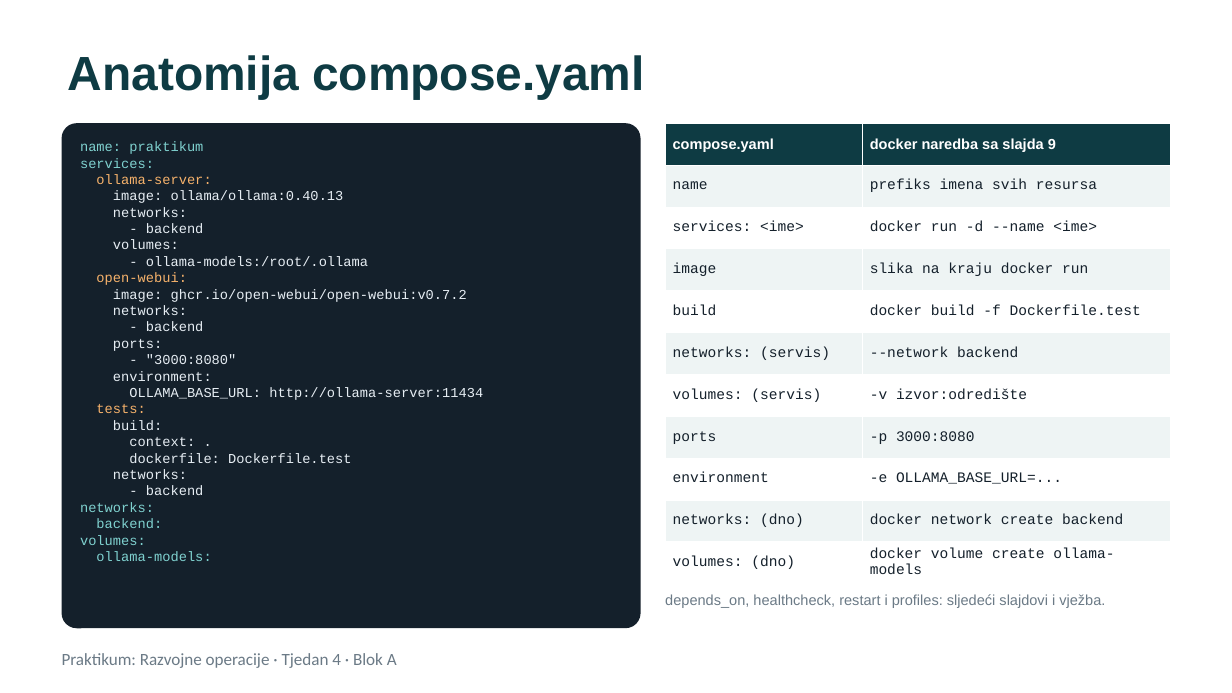
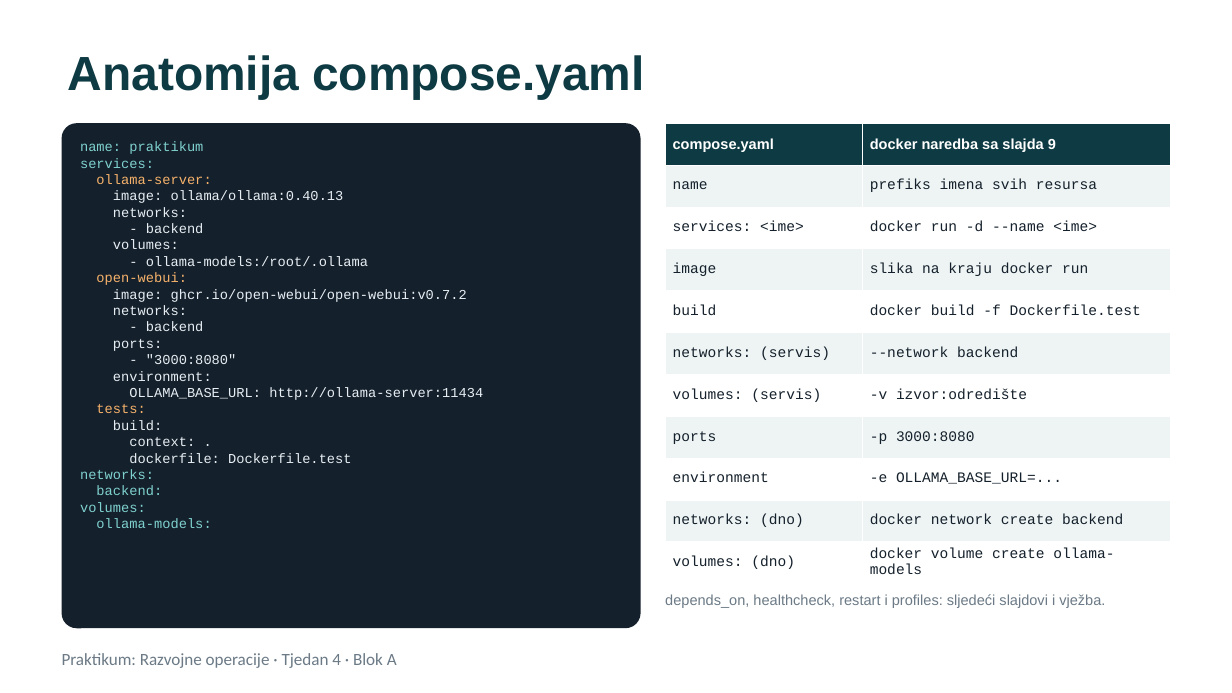
Before and after one commit to unipu-pro/praktikum, a slide deck: slide 10 of 4. Docker Compose i testovi/blok-a-predavanje.pptx. Drawn at 1232x693 pixels with LibreOffice and Linux fonts; fonts in the diff are those of the drawing. Boxes give left, top, right and bottom in pixels: in the first picture for what was removed or moved away, otherwise in the second. Text is boxed around its words. In the diff, an @@ line names an element or a change of style, - is before the commit and + after.

Commit message:
perf(compose): week 4

```diff
--- a/4. Docker Compose i testovi/blok-a-predavanje.pptx
+++ b/4. Docker Compose i testovi/blok-a-predavanje.pptx
@@ text at [80,469,154,479]: text colour #E6EDF3 to #7FD1CF in "networks:" @@
@@ text at [80,486,204,512]: paragraphs removed @@
-- backend
-networks:
```
Also in this commit, not shown: 5 other slides changed, 5 other files.
